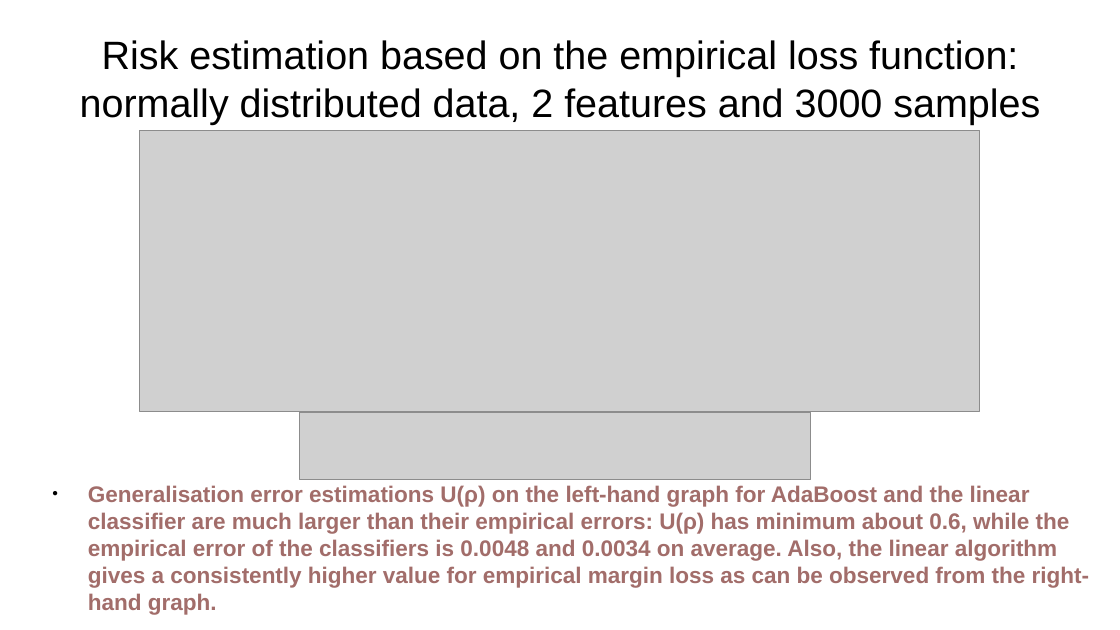
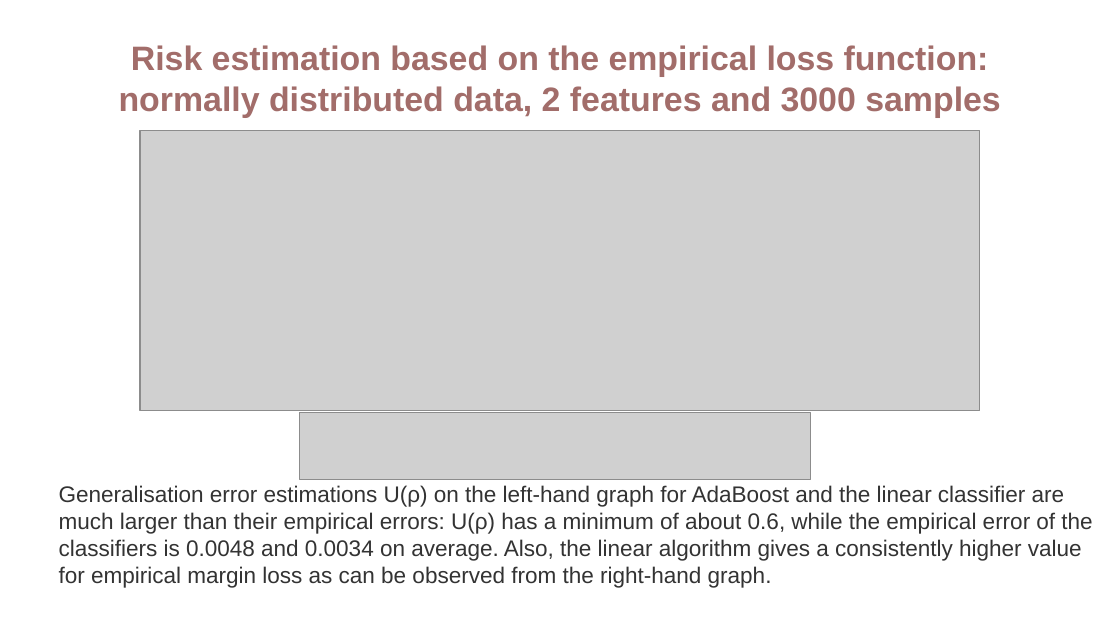
Before and after one commit to vkmbox/Ml-hse-final, a slide deck: slide 11 of output/presentation.pptx. Drawn at 1120x630 pixels with LibreOffice and Linux fonts; fonts in the diff are those of the drawing; grey boxes stand for pictures. Boxes give left, top, right and bottom in pixels: in the first picture for what was removed or moved away, otherwise in the second. Text is boxed around its words. In the diff, an @@ line names an element or a change of style, - is before the commit and + after.

```diff
--- a/output/presentation.pptx
+++ b/output/presentation.pptx
@@ text "Risk estimation based on the ..." at (119,45,1001,118): size 28 to 24 pt, text colour #000000 to #A26D6A, bold on @@
@@ text at (59,485,1092,588): text changed; text colour #A26D6A to #333333; bold off @@
-● Generalisation error estimations U(ρ) on the left-hand graph for AdaBoost and the linear classifier are much larger than their empirical errors: U(ρ) has minimum about 0.6, while the empirical error of the classifiers is 0.0048 and 0.0034 on average. Also, the linear algorithm gives a consistently higher value for empirical margin loss as can be observed from the right-hand graph.
+Generalisation error estimations U(ρ) on the left-hand graph for AdaBoost and the linear classifier are much larger than their empirical errors: U(ρ) has a minimum of about 0.6, while the empirical error of the classifiers is 0.0048 and 0.0034 on average. Also, the linear algorithm gives a consistently higher value for empirical margin loss as can be observed from the right-hand graph.
```
Also in this commit, not shown: 13 other slides changed, 1 slide added.
